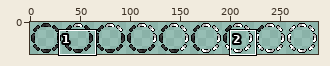
A sprite sheet gets an edit: PetCareGame/PetCareGame/Content/PetcareGame/Sprites/hotspot_gauge_32.png. The picture above shows the old version from afar; the outline marks the close-up.
Close-up. Before the commit:
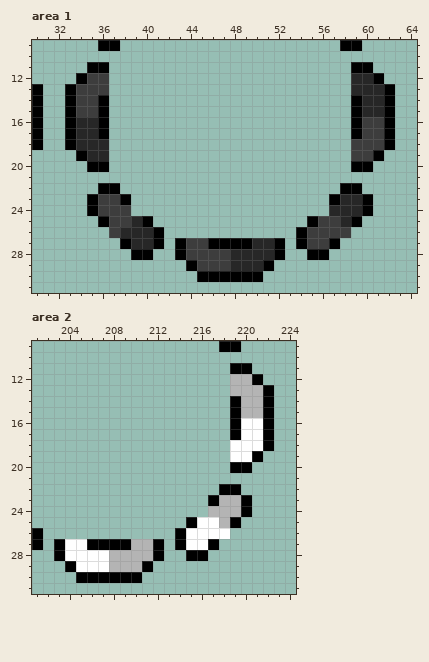
The file is 288x32 pixels. Shown: area 1: x 30..64, y 9..31; area 2: x 201..224, y 9..31. The commit also changed other parts of the picture, which this record leaves out.
The same view after the edit:
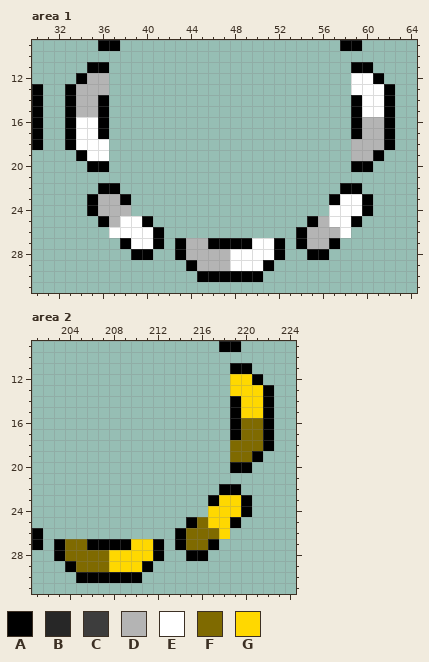
Palette (. is transparent): A #000000  B #272727  C #3d3d3d  D #b4b4b4  E #ffffff  F #7f6a00  G #ffd800
Difference:
Area 1:
y 12: x 35..36 CC -> DD; x 59..60 BB -> EE
y 13: x 34..36 CCC -> DDD; x 59..61 BBB -> EEE
y 14..15: x 34..35 CC -> DD; x 60..61 BB -> EE
y 16..17: x 34..35 BB -> EE; x 60..61 CC -> DD
y 18: x 34..36 BBB -> EEE; x 59..61 CCC -> DDD
y 19: x 35..36 BB -> EE; x 59..60 CC -> DD
y 23: x 36..37 CC -> DD; x 58..59 BB -> EE
y 24: x 36..38 CCC -> DDD; x 57..59 BBB -> EEE
y 25: x 37..39 CCB -> DEE; x 56..58 CCB -> DEE
y 26: x 37..40 CBBB -> EEEE; x 55..58 CCCC -> DDDE
y 27: x 39..40 BB -> EE; x 44..45 CC -> DD; x 50..51 BB -> EE; x 55..56 CC -> DD
y 28: x 44..51 CCCCBBBB -> DDDDEEEE
y 29: x 45..50 CCCBBB -> DDDEEE
Area 2:
y 12: x 219..220 DD -> GG
y 13: x 219..221 DDD -> GGG
y 14..15: x 220..221 DD -> GG
y 16..17: x 220..221 EE -> FF
y 18: x 219..221 EEE -> FFF
y 19: x 219..220 EE -> FF
y 23: x 218..219 DD -> GG
y 24: x 217..219 DDD -> GGG
y 25: x 216..218 EED -> FGG
y 26: x 215..218 EEEE -> FFFG
y 27: x 204..205 EE -> FF; x 210..211 DD -> GG; x 215..216 EE -> FF
y 28: x 204..211 EEEEDDDD -> FFFFGGGG
y 29: x 205..210 EEEDDD -> FFFGGG
Pixel boxes of the changes (left, top, right, bottom) in both close-ups:
changed: (76, 73, 384, 271)
changed: (65, 374, 263, 572)
